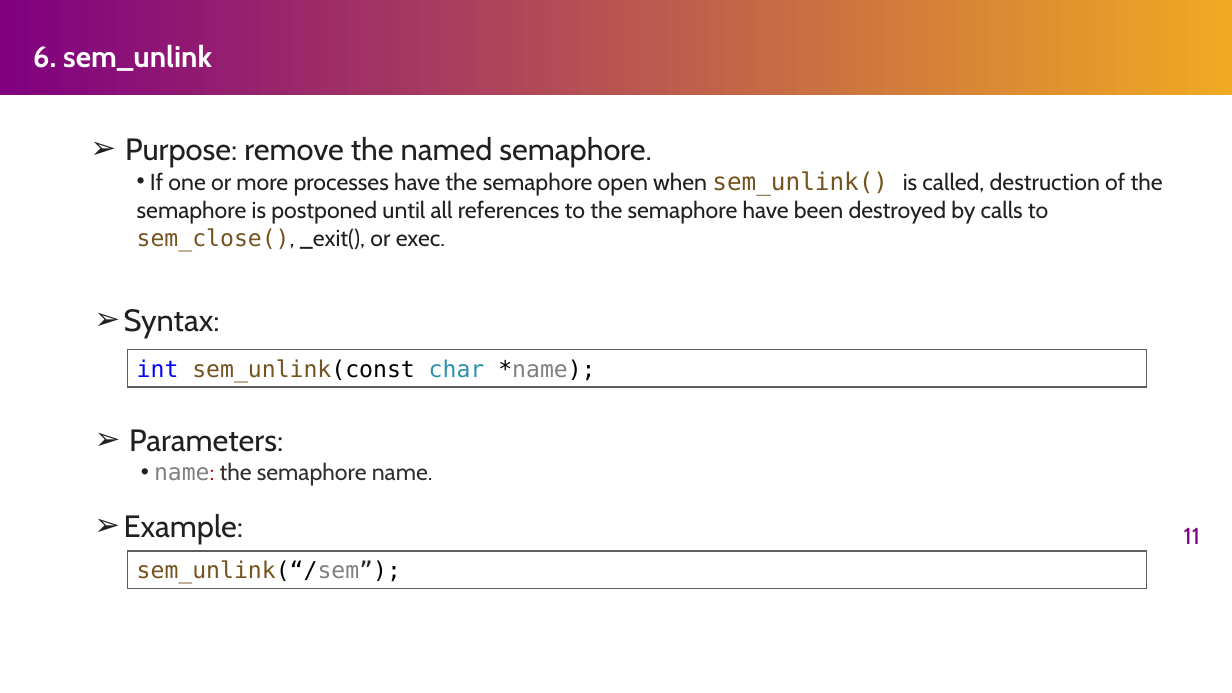
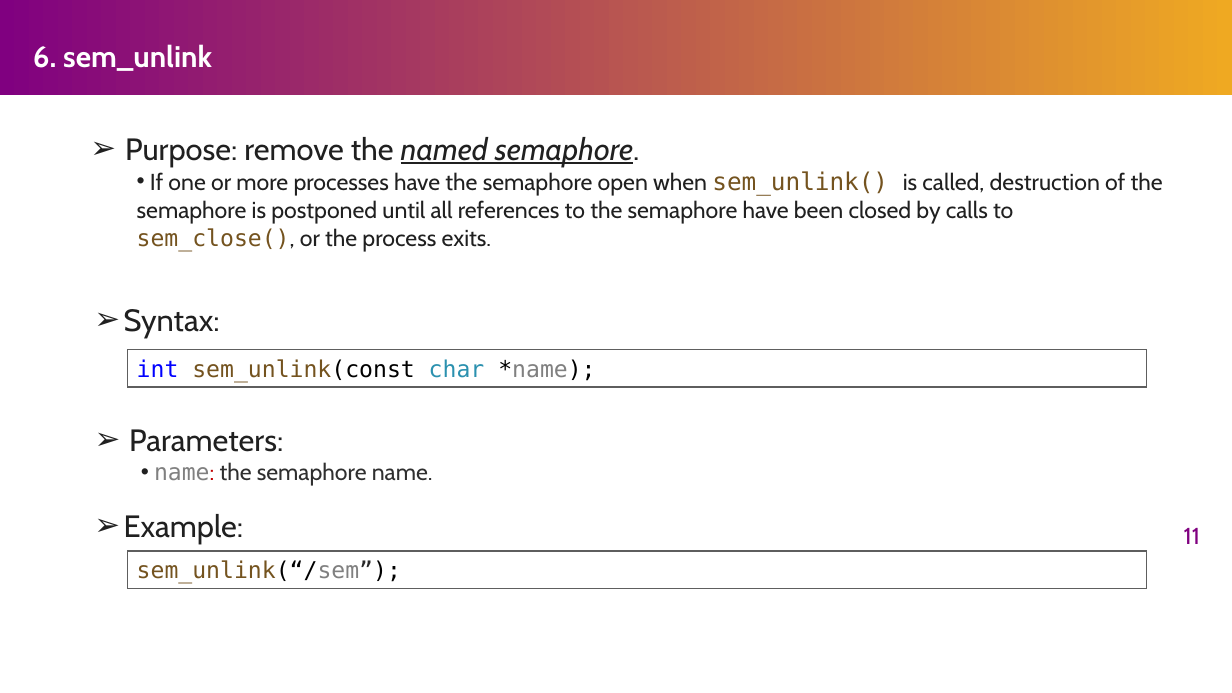
Before and after one commit to henryhxu/CSCI3150, a slide deck: slide 11 of tutorial/T06/tut06.pptx. Drawn at 1232x693 pixels with LibreOffice and Linux fonts; fonts in the diff are those of the drawing. Boxes give left, top, right and bottom in pixels: in the first picture for what was removed or moved away, otherwise in the second. Text is boxed around its words. In the diff, an @@ line names an element or a change of style, - is before the commit and + after.

```diff
--- a/tutorial/T06/tut06.pptx
+++ b/tutorial/T06/tut06.pptx
@@ text at box(125, 137, 639, 166): italic on, underline on in "named semaphore." @@
@@ text at box(137, 171, 1163, 252): text changed @@
-  • If one or more processes have the semaphore open when sem_unlink() is called, destruction of the semaphore is postponed until all references to the semaphore have been destroyed by calls to sem_close(), _exit(), or exec.
+  • If one or more processes have the semaphore open when sem_unlink() is called, destruction of the semaphore is postponed until all references to the semaphore have been closed by calls to sem_close(), or the process exits.
```
Also in this commit, not shown: 6 other slides changed.
